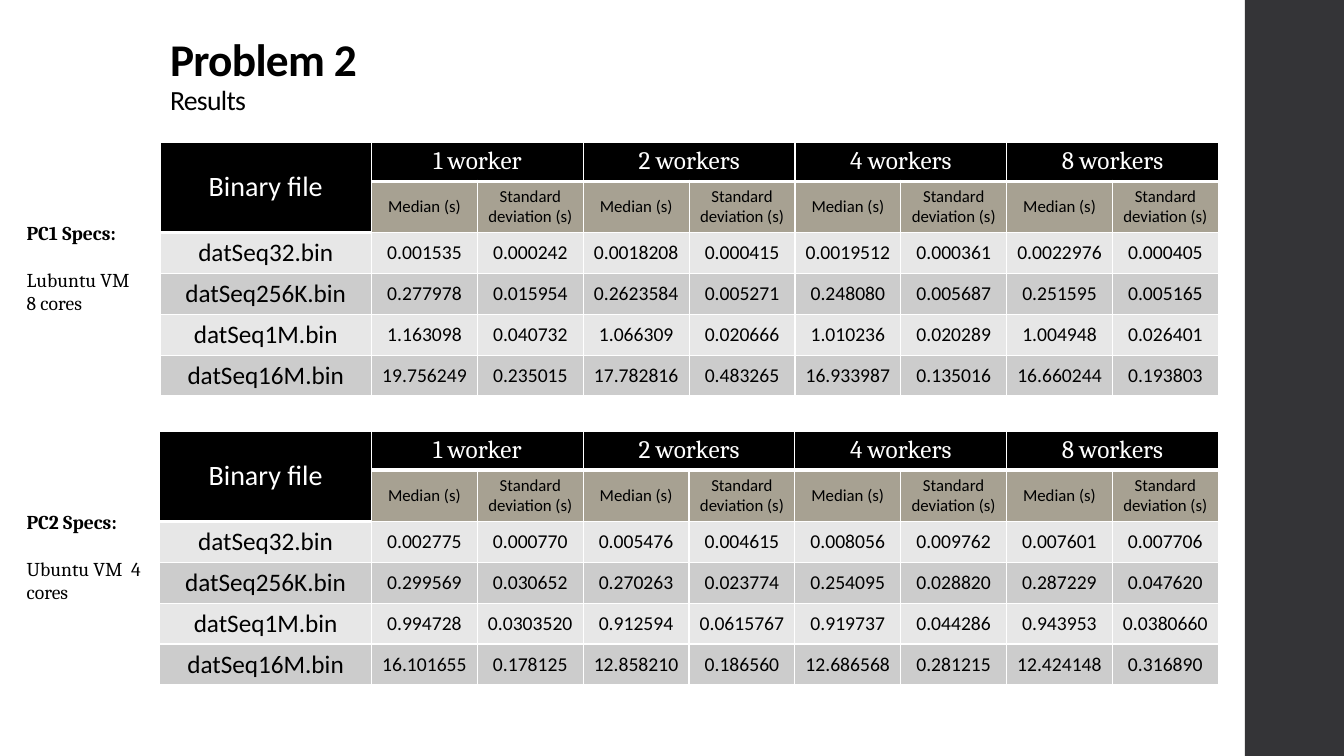
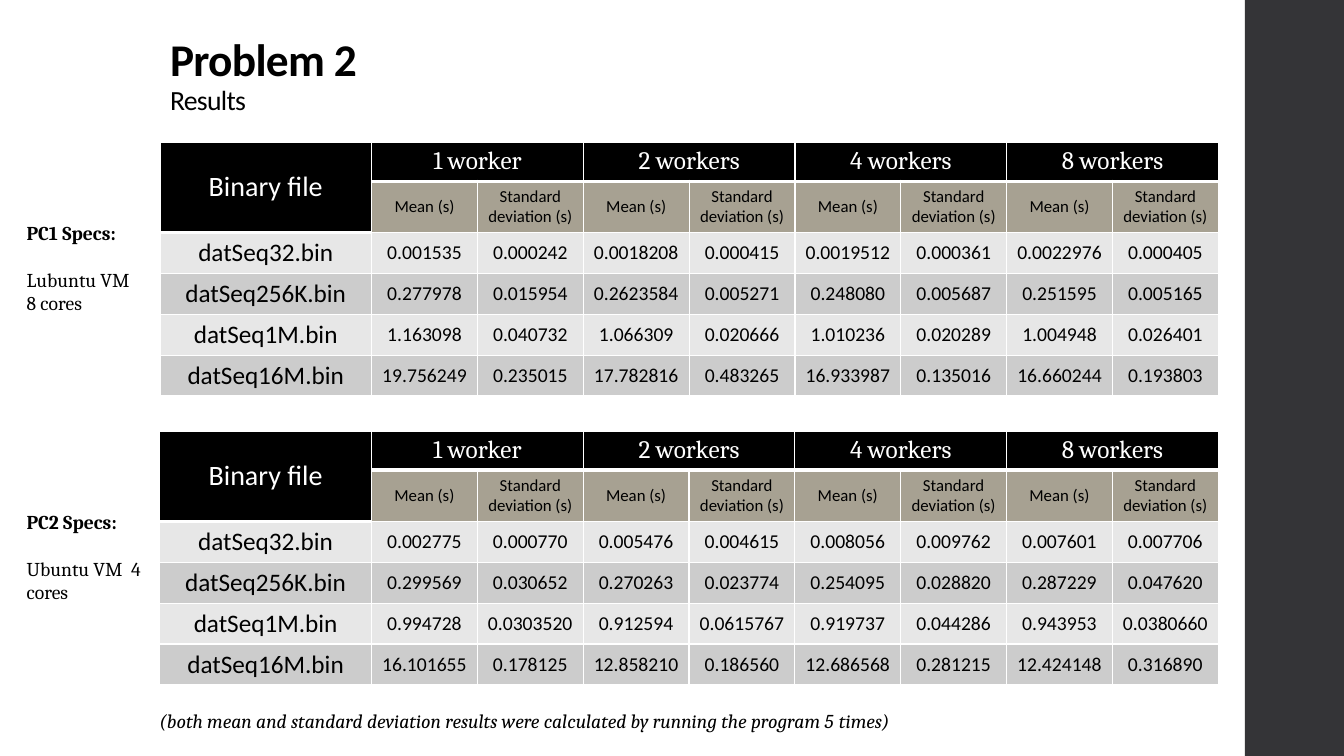
Before and after one commit to xL1fer/CLE_2022_2023, a slide deck: slide 6 of CLE1_T3G5/present.pptx. Drawn at 1344x756 pixels with LibreOffice and Linux fonts; fonts in the diff are those of the drawing. Boxes give left, top, right and bottom in pixels: in the first picture for what was removed or moved away, otherwise in the second. Text is boxed around its words. In the diff, an @@ line names an element or a change of style, - is before the commit and + after.

Commit message:
some more presentation updates

```diff
--- a/CLE1_T3G5/present.pptx
+++ b/CLE1_T3G5/present.pptx
@@ table at (160, 142, 1219, 394) @@
-row 2:  | Median (s) | Standard deviation (s) | Median (s) | Standard deviation (s) | Median (s) | Standard deviation (s) | Median (s) | Standard deviation (s)
+row 2:  | Mean (s) | Standard deviation (s) | Mean (s) | Standard deviation (s) | Mean (s) | Standard deviation (s) | Mean (s) | Standard deviation (s)
@@ table at (160, 432, 1219, 684) @@
-row 2:  | Median (s) | Standard deviation (s) | Median (s) | Standard deviation (s) | Median (s) | Standard deviation (s) | Median (s) | Standard deviation (s)
+row 2:  | Mean (s) | Standard deviation (s) | Mean (s) | Standard deviation (s) | Mean (s) | Standard deviation (s) | Mean (s) | Standard deviation (s)
@@ text added at (159, 714, 889, 733), 14 pt, text #000000, italic @@
+(both mean and standard deviation results were calculated by running the program 5 times)
```
Also in this commit, not shown: 3 other slides changed.
